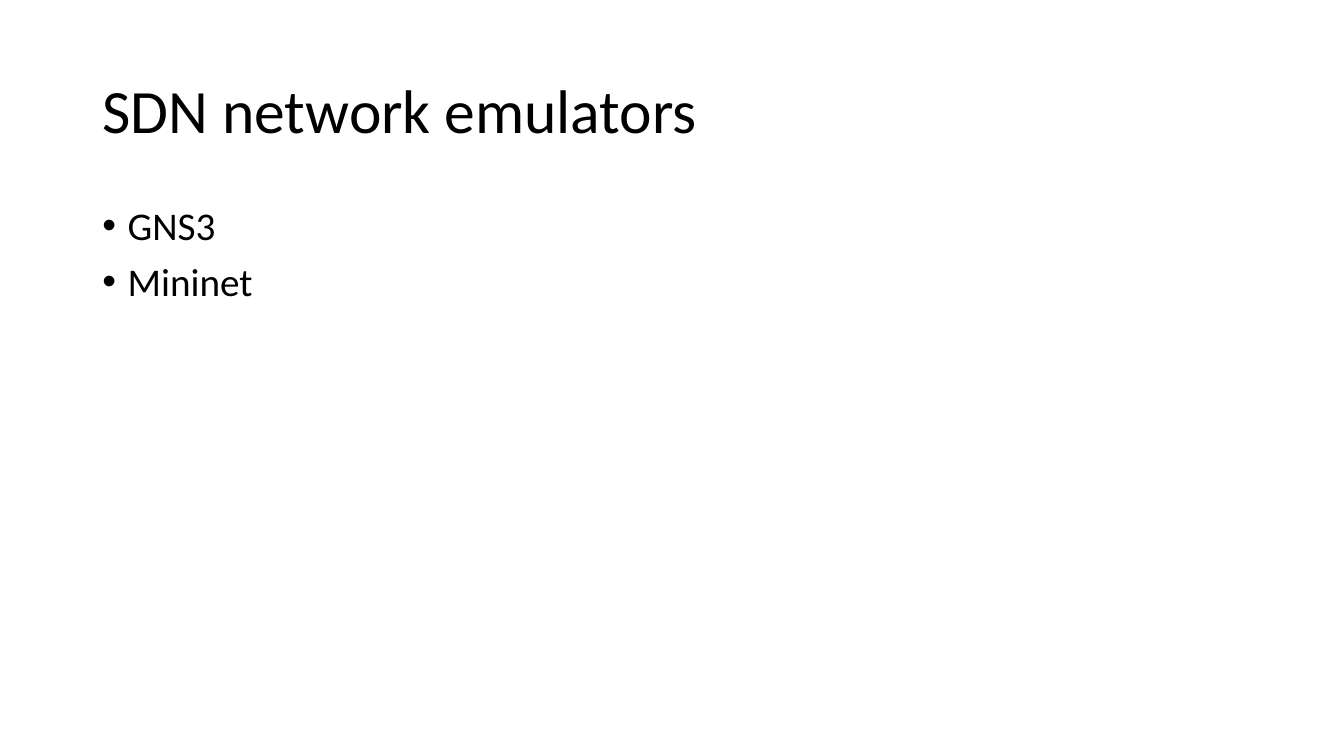
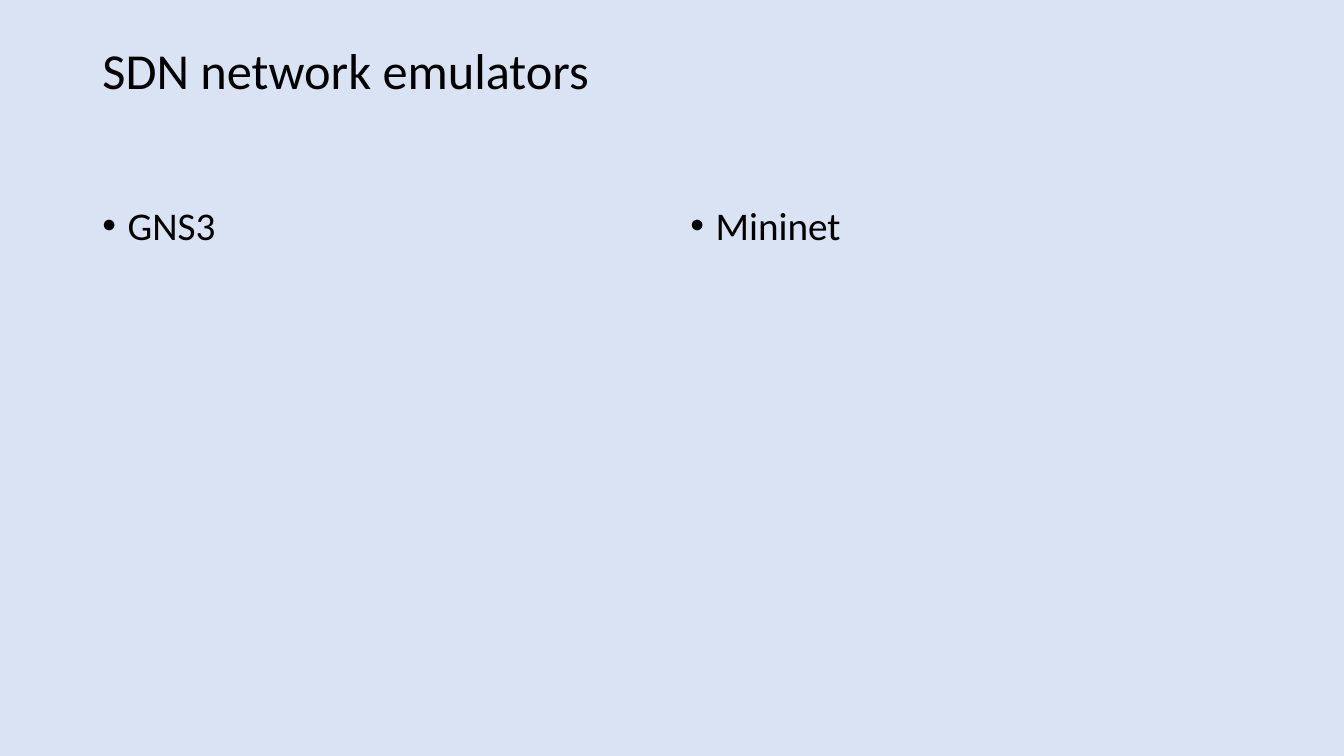
Before and after one commit to harshal-vaze/Software-Defined-Networking-with-ONOS, a slide deck: slide 12 of Thesis.pptx (slide 8 before the commit). Drawn at 1344x756 pixels with LibreOffice and Linux fonts; fonts in the diff are those of the drawing. Boxes give left, top, right and bottom in pixels: in the first picture for what was removed or moved away, otherwise in the second. Text is boxed around its words. In the diff, an @@ line names an element or a change of style, - is before the commit and + after.

```diff
--- a/Thesis.pptx
+++ b/Thesis.pptx
@@ background #FFFFFF to #DAE3F3 @@
@@ title "SDN network emulators" at (102, 54, 589, 90): size 44 to 36 pt @@
@@ text added at (716, 213, 841, 241), 28 pt, text #000000 @@
+• Mininet
@@ text at (128, 269, 253, 297): paragraph removed @@
-• Mininet
```
Also in this commit, not shown: 40 other slides changed, 14 slides added, 11 slides removed.
